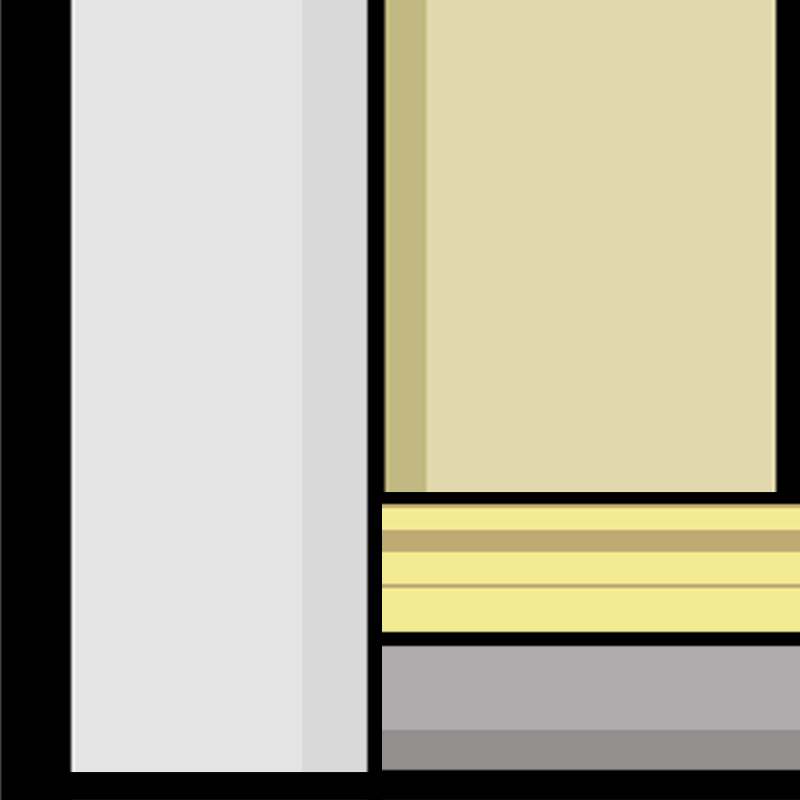
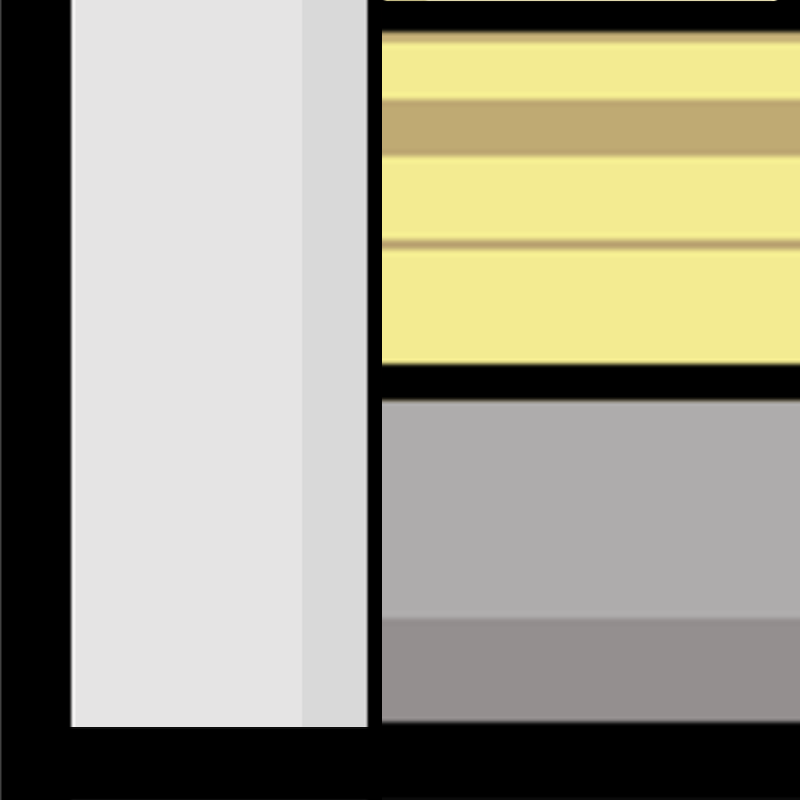
Layered file, before and after one edit (800 x 800). Changes by layer:
painted on "Layer 3" over left=382, top=1, right=800, bottom=799
painted on "Layer 1" over left=69, top=727, right=794, bottom=799
painted on "Layer 0" over left=300, top=725, right=368, bottom=772
